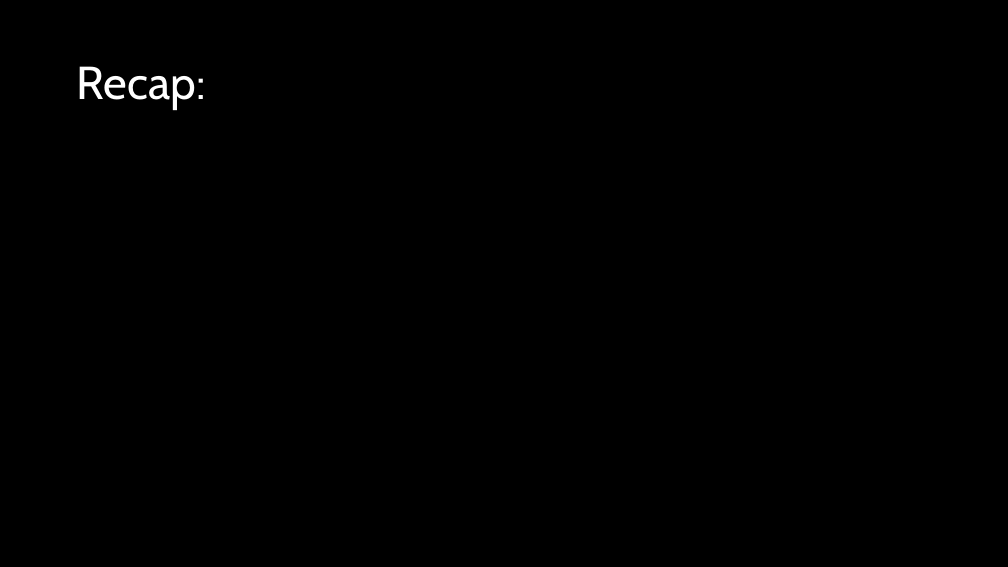
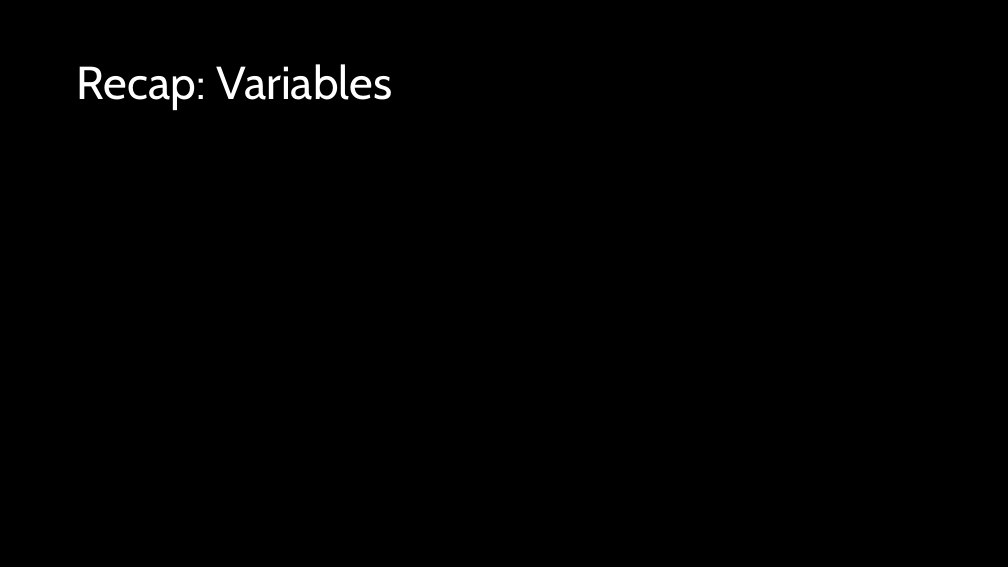
Before and after one commit to d-guh/computer-courses, a slide deck: slide 3 of intro-to-python/03/lesson-03.pptx. Drawn at 1008x567 pixels with LibreOffice and Linux fonts; fonts in the diff are those of the drawing; background and template pictures are left out. Boxes give left, top, right and bottom in pixels: in the first picture for what was removed or moved away, otherwise in the second. Text is boxed around its words. In the diff, an @@ line names an element or a change of style, - is before the commit and + after.

```diff
--- a/intro-to-python/03/lesson-03.pptx
+++ b/intro-to-python/03/lesson-03.pptx
@@ title at (77, 64, 392, 110): text changed @@
-Recap:
+Recap: Variables
```
Also in this commit, not shown: 1 other slide changed, 12 slides added, 1 other file.
